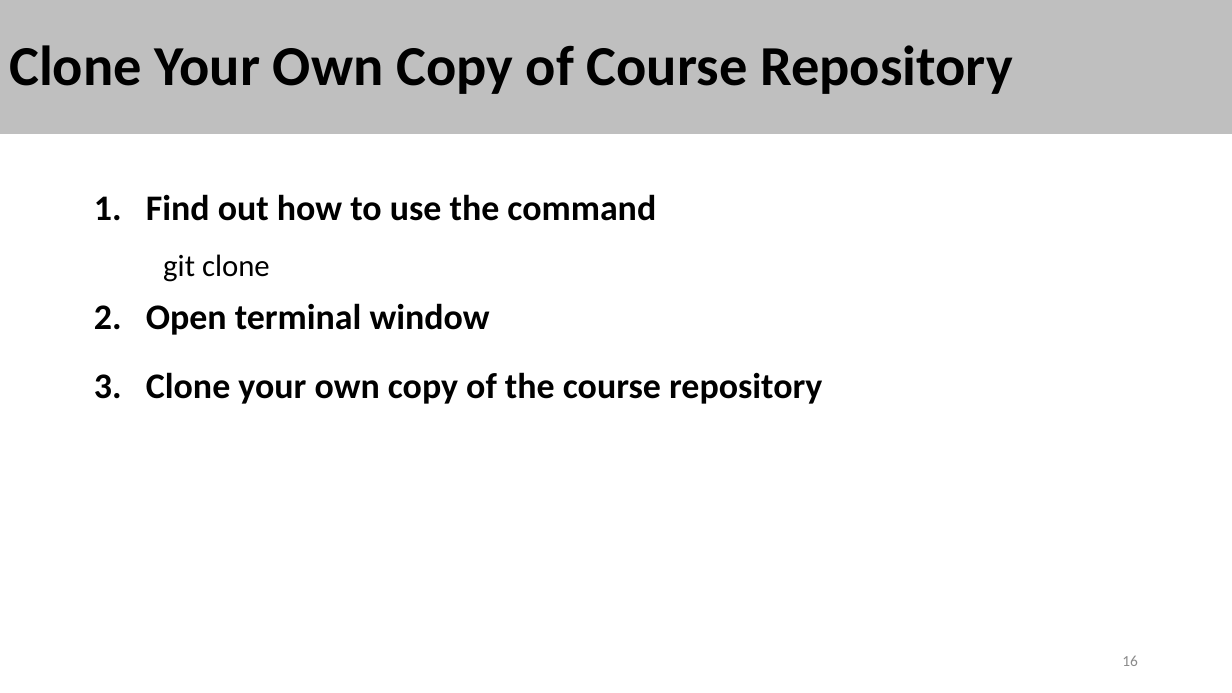
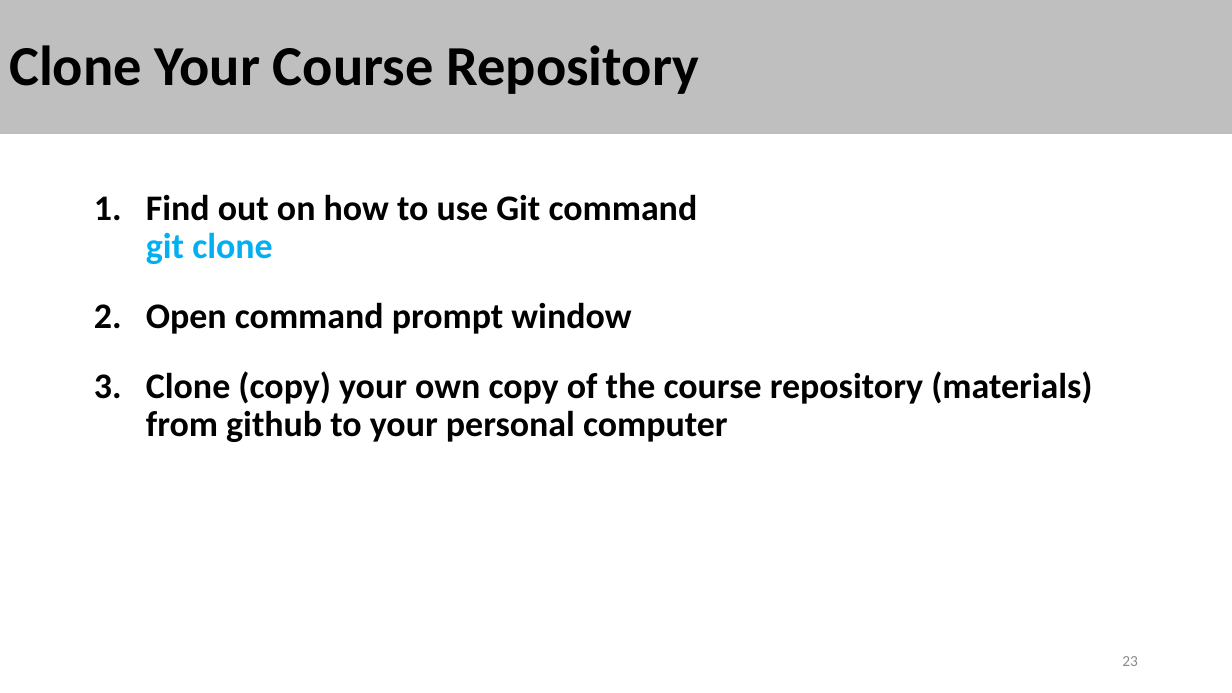
Before and after one commit to stalj/pp1, a slide deck: slide 23 of 01-CourseIntroduction/01-CourseIntroduction.pptx (slide 16 before the commit). Drawn at 1232x693 pixels with LibreOffice and Linux fonts; fonts in the diff are those of the drawing. Boxes give left, top, right and bottom in pixels: in the first picture for what was removed or moved away, otherwise in the second. Text is boxed around its words. In the diff, an @@ line names an element or a change of style, - is before the commit and + after.

Commit message:
New course version 2023

```diff
--- a/01-CourseIntroduction/01-CourseIntroduction.pptx
+++ b/01-CourseIntroduction/01-CourseIntroduction.pptx
@@ title at (x1=9, y1=45, x2=699, y2=94): text changed @@
-Clone Your Own Copy of Course Repository
+Clone Your Course Repository
@@ text at (x1=146, y1=194, x2=1092, y2=442): text changed @@
-1. Find out how to use the command
-  git clone
-2. Open terminal window
-3. Clone your own copy of the course repository
+1. Find out on how to use Git command
+   git clone
+2. Open command prompt window
+3. Clone (copy) your own copy of the course repository (materials) from github to your personal computer
@@ page number at (x1=1122, y1=656, x2=1138, y2=666): text changed @@
-16
+23
```
Also in this commit, not shown: 13 other slides changed, 9 slides added, 2 slides removed, 6 other files.
